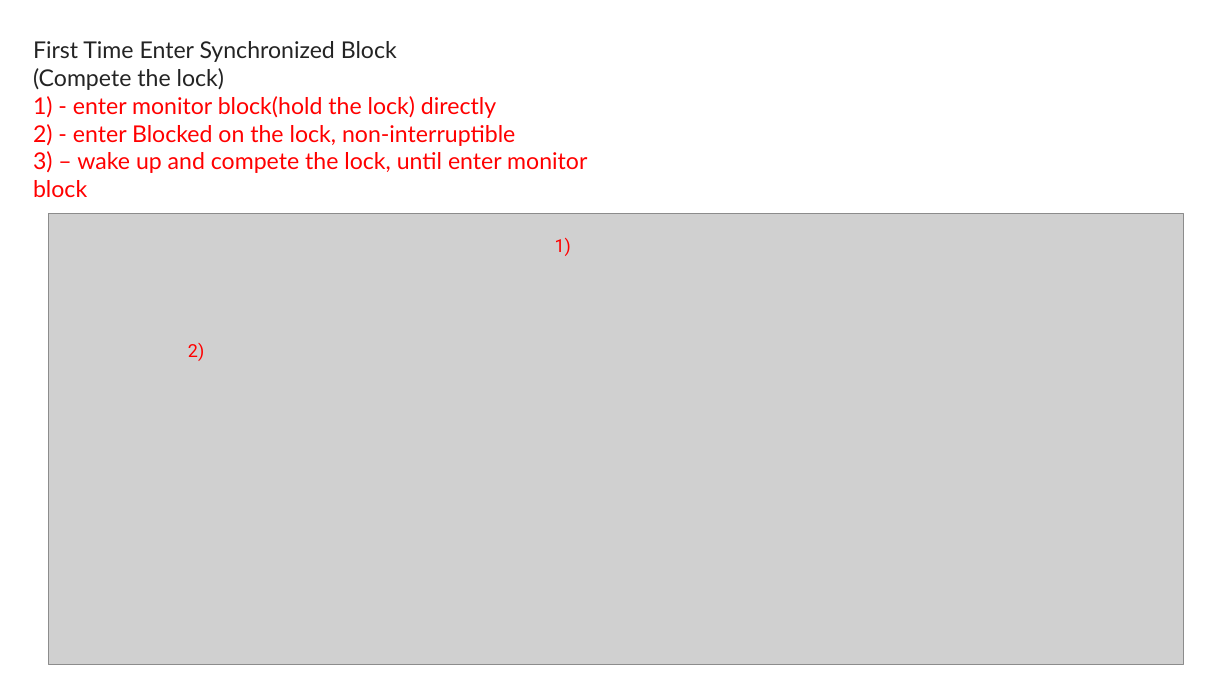
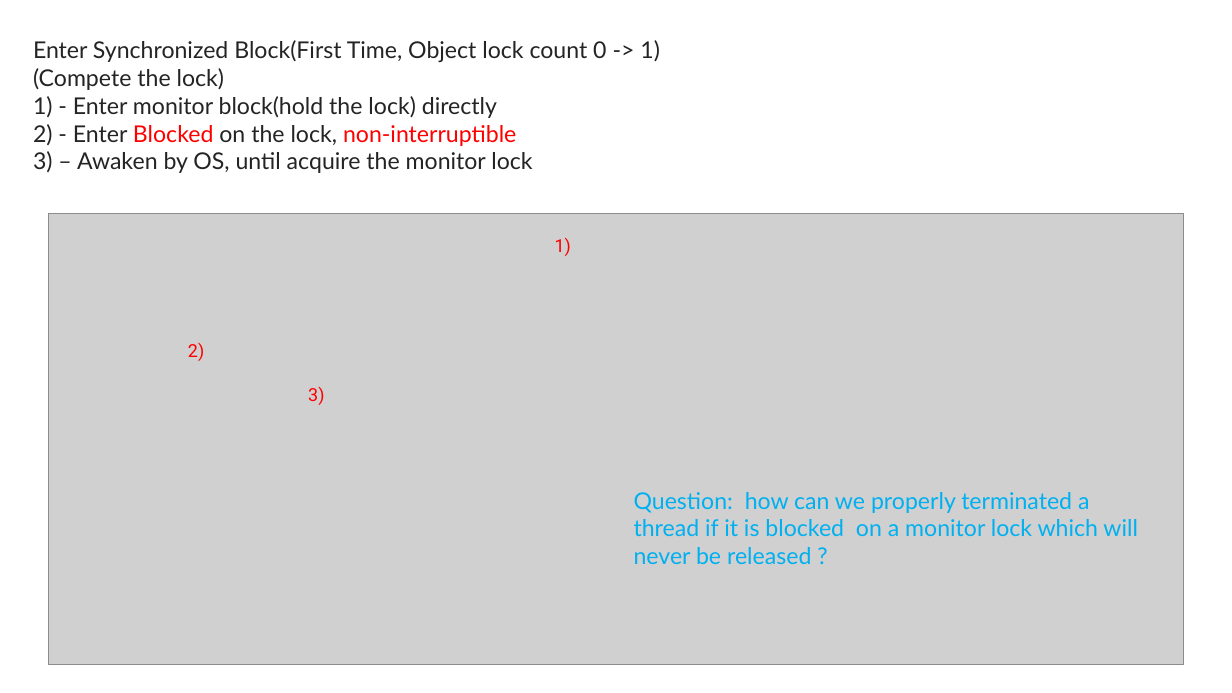
Before and after one commit to exiaoqu/ProducerConsumerProblemInJava, a slide deck: slide 10 of Producer and Consumer in Java.pptx. Drawn at 1232x693 pixels with LibreOffice and Linux fonts; fonts in the diff are those of the drawing; grey boxes stand for pictures; background and template pictures are left out. Boxes give left, top, right and bottom in pixels: in the first picture for what was removed or moved away, otherwise in the second. Text is boxed around its words. In the diff, an @@ line names an element or a change of style, - is before the commit and + after.

```diff
--- a/Producer and Consumer in Java.pptx
+++ b/Producer and Consumer in Java.pptx
@@ text at [33, 40, 660, 62]: text changed @@
-First Time Enter Synchronized Block
+Enter Synchronized Block(First Time, Object lock count 0 -> 1)
@@ text at [33, 96, 532, 173]: text changed; text colour #FF0000 to #242424 @@
-1) - enter monitor block(hold the lock) directly
-2) - enter Blocked on the lock, non-interruptible
-3) – wake up and compete the lock, until enter monitor block
+1) - Enter monitor block(hold the lock) directly
+2) - Enter Blocked on the lock, non-interruptible
+3) – Awaken by OS, until acquire the monitor lock
@@ text added at [308, 387, 324, 405], 14 pt, text #FF0000 @@
+3)
@@ text added at [634, 492, 1138, 564], 18 pt, text #00B0F0 @@
+Question: how can we properly terminated a thread if it is blocked on a monitor lock which will never be released ?
```
Also in this commit, not shown: 15 other slides changed, 4 slides added, 5 slides removed.
